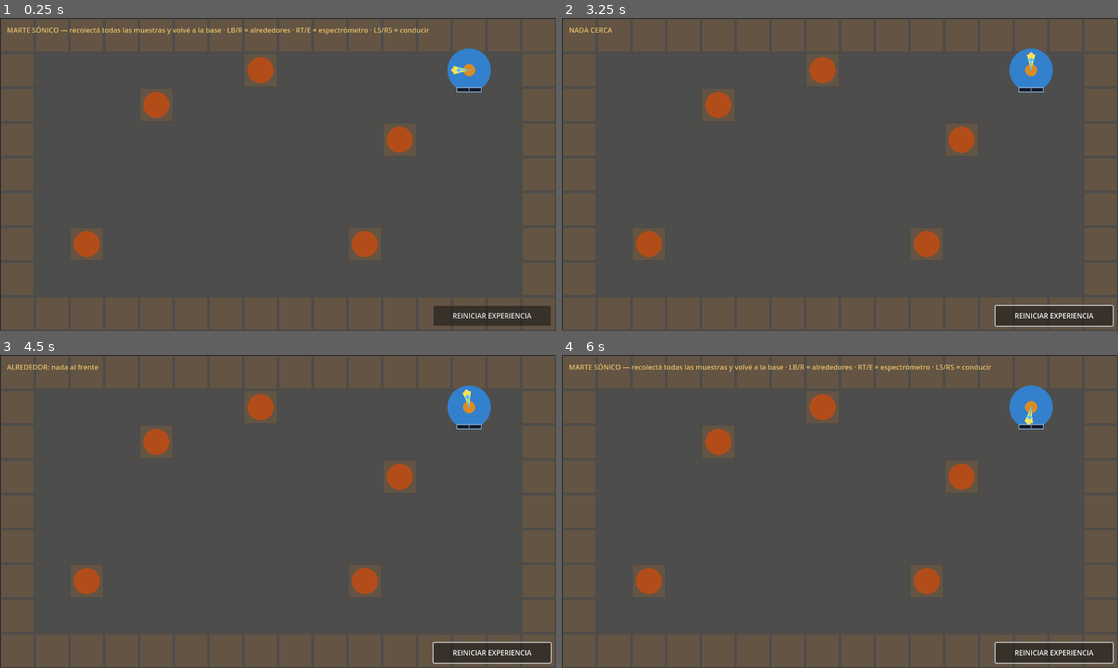
Above: before the commit, frames 1-4 (two rows, left to right).
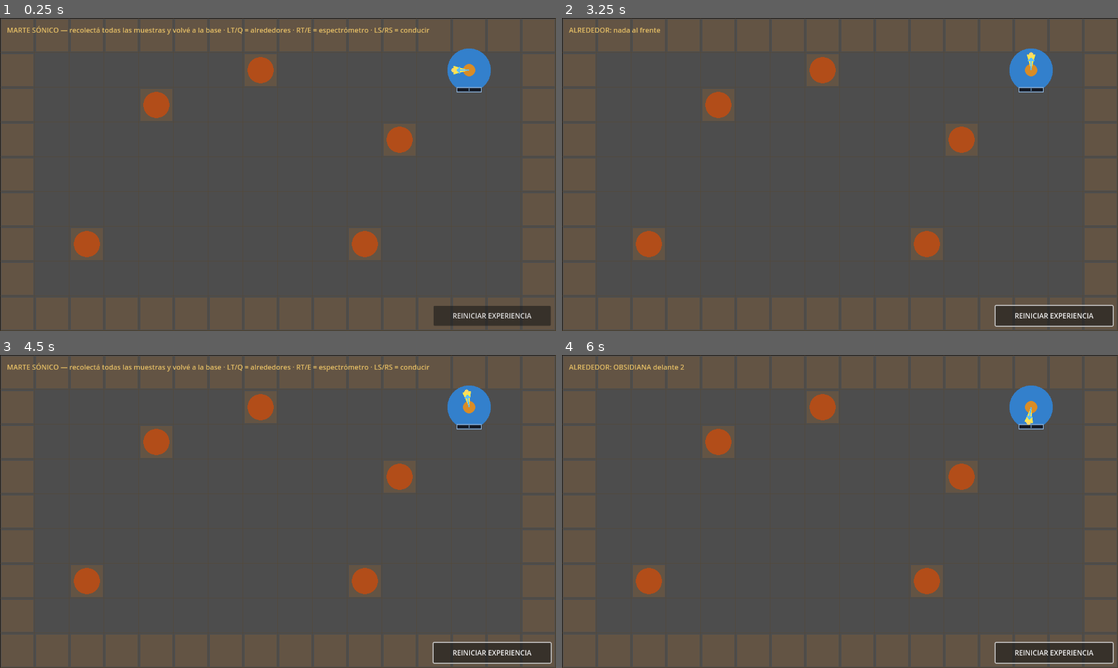
Above: after the commit, the same moments.

Repository: AntonCorrea/sonicMars
Game: Godot game, scene res://scenes/main.tscn
Same seed, same stepped clock (60 frames per second), same inputs: the game is played once before the commit and once after it.
Inputs (mouse positions are in pixels of both pictures, inside the frame that each line leads up to):
- Up to frame 1 (0.25 s): no input
- Up to frame 2 (3.25 s): click "REINICIAR EXPERIENCIA" at 0.5 s; click "REINICIAR EXPERIENCIA" at 1.25 s; click "REINICIAR EXPERIENCIA" at 2 s; tap Enter at 2.75 s; move the mouse to (962, 158) at 2.77 s; hold D (turn_right) from 2.78 s (still down); tap E (interact) at 2.85 s; click (962, 158) at 2.92 s; tap Q (surroundings, bound only after the commit) at 3.05 s
- Up to frame 3 (4.5 s): tap Space at 3.5 s; move the mouse to (166, 527) at 3.52 s; release D (turn_right) at 3.53 s; hold S (move_back) 3.53-4.28 s; tap Q (surroundings, bound only after the commit) at 3.6 s; tap R (surroundings, bound only before the commit) at 3.8, 4.35 s; tap Enter at 4.25 s; move the mouse to (333, 442) at 4.27 s; hold D (turn_right) from 4.28 s (still down)
- Up to frame 4 (6 s): tap E (interact) at 4.55, 5.1 s; tap Space at 5 s; move the mouse to (812, 574) at 5.02 s; release D (turn_right) at 5.03 s; hold W (move_forward) 5.03-5.78 s; click (812, 574) at 5.17 s; tap Q (surroundings, bound only after the commit) at 5.3, 5.85 s; tap Enter at 5.75 s; move the mouse to (1006, 558) at 5.77 s; hold A (turn_left) from 5.78 s (still down)

The runs differ from the first frame. In frame 1, 0.2% of the frame differs, in the area x 41-78%, y 3-6%; in frame 2, 0.1%; in frame 3, 0.6%; in frame 4, 0.6%, in the area x 1-78%, y 2-6%.

Commit message:
Controles: alrededores = LT (gatillo izq, por eje) y Q (teclado); recoger = RT/E. LB y R removidos del input map; readout HUD con LT y test input_smoke

Diff:
--- a/project.godot
+++ b/project.godot
@@ -58,8 +58,7 @@
 }
 surroundings={
 "deadzone": 0.2,
-"events": [Object(InputEventKey,"resource_local_to_scene":fa …(141 unchanged characters)… ":false,"keycode":0,"physical_keycode":82,"key_label":0,"unicode":114,"location":0,"echo":false,"script":null)
-, Object(InputEventJoypadButton,"resource_local_to_scene":false,"resource_name":"","device":-1,"button_index":9,"pressure":0.0,"pressed":false,"script":null)
+"events": [Object(InputEventKey,"resource_local_to_scene":fa …(141 unchanged characters)… ":false,"keycode":0,"physical_keycode":81,"key_label":0,"unicode":113,"location":0,"echo":false,"script":null)
 ]
 }
 pause_menu={
--- a/scenes/main.tscn
+++ b/scenes/main.tscn
@@ -16,4 +16,4 @@
 offset_right = 1264.0
 offset_bottom = 60.0
 theme_override_colors/font_color = Color(0.9, 0.75, 0.4, 1)
-text = "MARTE SÓNICO — recolectá 3 muestras · R/LB alrededores · E/RT espectrómetro"
+text = "MARTE SÓNICO — recolectá todas las muestras y volvé a la base · Q/LT alrededores · E/RT espectrómetro"
--- a/scripts/main.gd
+++ b/scripts/main.gd
@@ -4,7 +4,7 @@
 ## - Buses de audio (Ambiente / SFX / Voz) + layout desde default_bus_layout.tres
 ## - Viento de superficie (loop procedural)
 ## - Movimiento en grilla (MapGrid 16×9 = ventana completa) + sonidos de paso y bloqueo
-## - ALREDEDORES (LB / R): voz que nombra la roca más cercana y su dirección relativa
+## - ALREDEDORES (LT / R): voz que nombra la roca más cercana y su dirección relativa
 ## - ESPECTRÓMETRO (RT / E): chirrido → voz → contenedor (muestra guardada)
 ## - Base-cápsula: inicio de la misión y punto de entrega (victoria al volver con todas las muestras)
 ## - Sonar de geometría (pulso) y vara: removidos por ahora (se re-evalúan)
@@ -30,6 +30,7 @@
 var _turn_player: AudioStreamPlayer
 
 var _rt_down := false
+var _lt_down := false
 
 ## Diagnóstico de gamepad (Android): primer pad conectado + readout temporal.
 var _debug_pad := -1
@@ -39,6 +40,7 @@
 var _peak_ly := 0.0
 var _peak_rx := 0.0
 var _peak_rt := 0.0
+var _peak_lt := 0.0
 var _peak_dirty := false
 var _last_peak_log := 0
 
@@ -91,7 +93,7 @@
 	add_child(_wind_player)
 	_wind_player.play()
 
-	_debug_label.text = "MARTE SÓNICO — recolectá todas las muestras y volvé a la base · LB/R = alrededores · RT/E = espectrómetro · LS/RS = conducir"
+	_debug_label.text = "MARTE SÓNICO — recolectá todas las muestras y volvé a la base · LT/Q = alrededores · RT/E = espectrómetro · LS/RS = conducir"
 	_base_label_text = _debug_label.text
 	_setup_hud_button()
 
@@ -145,6 +147,7 @@
 
 func _process(delta: float) -> void:
 	_poll_right_trigger()
+	_poll_left_trigger()
 
 	if Input.is_action_just_pressed(&"interact"):
 		_try_interact()
@@ -165,7 +168,8 @@
 		var ly := Input.get_joy_axis(id, JOY_AXIS_LEFT_Y)
 		var rx := Input.get_joy_axis(id, JOY_AXIS_RIGHT_X)
 		var rt := Input.get_joy_axis(id, JOY_AXIS_TRIGGER_RIGHT)
-		if absf(ly) > Player.AXIS_DEADZONE or absf(rx) > Player.AXIS_DEADZONE or rt > 0.4:
+		var lt := Input.get_joy_axis(id, JOY_AXIS_TRIGGER_LEFT)
+		if absf(ly) > Player.AXIS_DEADZONE or absf(rx) > Player.AXIS_DEADZONE or rt > 0.4 or lt > 0.4:
 			return id
 	return -1
 
@@ -190,6 +194,7 @@
 		_peak_ly = 0.0
 		_peak_rx = 0.0
 		_peak_rt = 0.0
+		_peak_lt = 0.0
 		_peak_dirty = false
 		_last_peak_log = Time.get_ticks_msec()
 		_log_pad("CONNECTED PADS=%s" % [Input.get_connected_joypads()])
@@ -208,9 +213,11 @@
 	var ly := Input.get_joy_axis(id, JOY_AXIS_LEFT_Y)
 	var rx := Input.get_joy_axis(id, JOY_AXIS_RIGHT_X)
 	var rt := Input.get_joy_axis(id, JOY_AXIS_TRIGGER_RIGHT)
+	var lt := Input.get_joy_axis(id, JOY_AXIS_TRIGGER_LEFT)
 	var la := absf(ly)
 	var ra := absf(rx)
 	var ta := absf(rt)
+	var lat := absf(lt)
 	if la > _peak_ly:
 		_peak_ly = la
 		_peak_dirty = true
@@ -220,13 +227,16 @@
 	if ta > _peak_rt:
 		_peak_rt = ta
 		_peak_dirty = true
+	if lat > _peak_lt:
+		_peak_lt = lat
+		_peak_dirty = true
 	var now := Time.get_ticks_msec()
 	if _peak_dirty and now - _last_peak_log >= 1000:
-		_log_pad("AXIS PEAKS LY=%.3f RX=%.3f RT=%.3f" % [_peak_ly, _peak_rx, _peak_rt])
+		_log_pad("AXIS PEAKS LY=%.3f RX=%.3f RT=%.3f LT=%.3f" % [_peak_ly, _peak_rx, _peak_rt, _peak_lt])
 		_peak_dirty = false
 		_last_peak_log = now
 	var cmd := Player.axes_to_command(ly, rx)
-	var stick_live := la > 0.1 or ra > 0.1 or rt > 0.1
+	var stick_live := la > 0.1 or ra > 0.1 or ta > 0.1 or lat > 0.1
 	if now < _pad_readout_until or stick_live:
 		var dev0 := ""
 		var pads := Input.get_connected_joypads()
@@ -237,25 +247,42 @@
 					Input.get_joy_axis(pads[0], JOY_AXIS_RIGHT_X)),
 				Input.get_joy_axis(pads[0], JOY_AXIS_LEFT_Y),
 				Input.get_joy_axis(pads[0], JOY_AXIS_RIGHT_X)]
-		_debug_label.text = "JOYPAD %d · %s (known=%s)\nLY=%.2f RX=%.2f RT=%.2f · LB=%s · CMD=%s%s\n%s" % [
+		_debug_label.text = "JOYPAD %d · %s (known=%s)\nLY=%.2f RX=%.2f RT=%.2f LT=%.2f · CMD=%s%s\n%s" % [
 			id, Input.get_joy_name(id), Input.is_joy_known(id),
-			ly, rx, rt,
-			"pressed" if Input.is_joy_button_pressed(id, JOY_BUTTON_LEFT_SHOULDER) else "up",
+			ly, rx, rt, lt,
 			cmd, dev0,
 			"guid=" + Input.get_joy_guid(id)]
 	elif _debug_label.text.begins_with("JOYPAD"):
 		_debug_label.text = _base_label_text
 
-## Gatillo derecho: los pads reportan RT como eje (no como botón) → se sondea por eje.
+## Gatillos: los pads reportan LT/RT como eje (no como botón) → se sondean por
+## eje. El flanco ascendente se procesa en _consume_*_trigger (testeable sin pad).
+## LT → alrededores (igual que la tecla Q) · RT → recoger (igual que la tecla E).
 func _poll_right_trigger() -> void:
 	var pad := _pad_id()
 	var rt := 0.0 if pad < 0 else Input.get_joy_axis(pad, JOY_AXIS_TRIGGER_RIGHT)
+	_consume_right_trigger(rt)
+
+func _poll_left_trigger() -> void:
+	var pad := _pad_id()
+	var lt := 0.0 if pad < 0 else Input.get_joy_axis(pad, JOY_AXIS_TRIGGER_LEFT)
+	_consume_left_trigger(lt)
+
+func _consume_right_trigger(rt: float) -> void:
 	if rt > 0.4:
 		if not _rt_down:
 			_rt_down = true
 			_try_interact()
 	else:
 		_rt_down = false
+
+func _consume_left_trigger(lt: float) -> void:
+	if lt > 0.4:
+		if not _lt_down:
+			_lt_down = true
+			_describe_surroundings()
+	else:
+		_lt_down = false
 
 ## ---- Paso y bloqueo ----
 
@@ -287,7 +314,7 @@
 	_voice_player.stream = AudioLib.speak_words(words)
 	_voice_player.play()
 
-## ---- ALREDEDORES (LB / R) ----
+## ---- ALREDEDORES (LT / R) ----
 
 ## Dirección relativa al cuerpo (facing): delante/detras/izquierda/derecha.
 func _relative_dir(to_cell: Vector2i) -> String:
@@ -328,7 +355,7 @@
 ## cono hacia adelante de ~90° (mínimo 3 de ancho) que se ensancha al
 ## avanzar y crece hasta 5 casillas de ancho máximo.
 func _describe_surroundings() -> void:
-	# Con todas las muestras a bordo, el foco pasa a la base: LB guía el regreso.
+	# Con todas las muestras a bordo, el foco pasa a la base: LT guía el regreso.
 	if _catalog_count > 0 and _collected >= _catalog_count and not _mission_done:
 		_describe_base()
 		return
@@ -359,7 +386,7 @@
 	_debug_label.text = "ALREDEDOR: %s %s %d" % [nearest.type, dir, cells]
 	_say(["roca", "de", nearest.voice, "a", _cells_word(cells), "casillas", dir])
 
-## Modo guía: con todas las muestras, LB orienta hacia la base.
+## Modo guía: con todas las muestras, LT orienta hacia la base.
 func _describe_base() -> void:
 	if _player.cell == BASE_CELL:
 		_debug_label.text = "BASE: estás en la base"
--- a/tests/distance_smoke.gd
+++ b/tests/distance_smoke.gd
@@ -1,6 +1,6 @@
 extends SceneTree
 
-## Smoke test de distancias del detector (LB / R): la cantidad dicha debe ser
+## Smoke test de distancias del detector (LT / Q): la cantidad dicha debe ser
 ## PASOS sobre el eje de la dirección nombrada, no distancia diagonal.
 ## Caso reportado por el usuario: roca a 2 adelante + 1-2 al costado
 ## → "a 2 casillas delante" (antes: dist. euclidiana → "3").
--- a/tests/fase3_smoke.gd
+++ b/tests/fase3_smoke.gd
@@ -49,7 +49,7 @@
 	var around: String = main._debug_label.text.to_lower()
 	_check("nada" in around, "roca recolectada ya no se detecta (nada delante)")
 
-	# Con todas las muestras, LB describe la BASE (guía de regreso), no las rocas.
+	# Con todas las muestras, LT describe la BASE (guía de regreso), no las rocas.
 	main._collected = main._catalog_count
 	for b in main._rock_data:
 		b.collected = b.catalogable
@@ -59,7 +59,7 @@
 	await physics_frame
 	main._describe_surroundings()
 	var base_around: String = main._debug_label.text.to_lower()
-	_check("base" in base_around and "delante" in base_around, "todas recolectadas → LB guía hacia la base")
+	_check("base" in base_around and "delante" in base_around, "todas recolectadas → LT guía hacia la base")
 
 	# Aviso "todas recolectadas / volver base".
 	main._announce_all_collected()
--- /dev/null
+++ b/tests/input_smoke.gd
@@ -0,0 +1,75 @@
+extends SceneTree
+
+## Smoke test de input: mapeo físico (Q = alrededores sin LB · E = recoger) y
+## flanco ascendente de los gatillos (LT → alrededores, RT → recoger), el mismo
+## mecanismo por eje en PC y Android.
+## Correr: godot --headless --script res://tests/input_smoke.gd
+
+var _failures := 0
+
+func _init() -> void:
+	call_deferred("_run")
+
+func _check(cond: bool, name: String) -> void:
+	print(("PASS: " if cond else "FAIL: ") + name)
+	if not cond:
+		_failures += 1
+
+func _run() -> void:
+	var scene: Node2D = load("res://scenes/main.tscn").instantiate()
+	root.add_child(scene)
+	await process_frame
+	await physics_frame
+	var main = scene
+	var player: Player = scene.get_node("Player")
+
+	# --- Mapeo del input map ---
+	var surr := InputMap.action_get_events(&"surroundings")
+	_check(surr.size() == 1, "surroundings: 1 sola entrada (LB removido)")
+	if surr.size() == 1 and surr[0] is InputEventKey:
+		_check((surr[0] as InputEventKey).physical_keycode == KEY_Q, "surroundings = tecla Q (física)")
+		var itrc := InputMap.action_get_events(&"interact")
+		_check(itrc.size() == 1, "interact: 1 sola entrada (E)")
+		if itrc.size() == 1 and itrc[0] is InputEventKey:
+			_check((itrc[0] as InputEventKey).physical_keycode == KEY_E, "interact = tecla E (física)")
+
+	# --- Tecla Q: action → _process → _describe_surroundings ---
+	Input.action_press(&"surroundings")
+	await process_frame
+	Input.action_release(&"surroundings")
+	await process_frame
+	_check(main._debug_label.text.begins_with("ALREDEDOR"),
+		"Q dispara alrededores (HUD: %s)" % main._debug_label.text)
+
+	# --- LT: flanco ascendente → alrededores, una sola vez por presión ---
+	main._consume_left_trigger(1.0)
+	var first: String = main._debug_label.text
+	_check(first.begins_with("ALREDEDOR"), "LT dispara alrededores")
+	_check(main._lt_down, "LT queda pulsado mientras se mantiene")
+	main._consume_left_trigger(1.0)
+	_check(main._debug_label.text == first, "LT sostenido NO re-dispara")
+	main._consume_left_trigger(0.0)
+	_check(not main._lt_down, "LT liberado → estado no pulsado")
+	main._consume_left_trigger(1.0)
+	_check(main._lt_down and main._debug_label.text.begins_with("ALREDEDOR"),
+		"LT vuelve a disparar tras liberar")
+	main._consume_left_trigger(0.0)
+
+	# --- RT: flanco ascendente → recoger (espectrómetro sobre roca catalogable) ---
+	var basalto: Dictionary = main._rock_data[0]
+	player.cell = basalto.cell + Vector2i(0, 1)
+	player.position = MapGrid.center(player.cell)
+	player.facing = MapGrid.N
+	player.rotation = MapGrid.forward_angle(MapGrid.N)
+	await physics_frame
+	main._consume_right_trigger(1.0)
+	_check(main._spectro_busy, "RT arranca el análisis del espectrómetro")
+	main._consume_right_trigger(0.0)
+	_check(not main._rt_down, "RT liberado → estado no pulsado")
+	main._consume_right_trigger(1.0)
+	_check(main._rt_down and main._spectro_busy, "RT sostenido NO re-dispara (análisis en curso)")
+	main._consume_right_trigger(0.0)
+
+	print("RESULTADO: %d fallos" % _failures)
+	await process_frame
+	quit(1 if _failures > 0 else 0)
Not shown, added: tests/input_smoke.gd.uid
Not shown, added: tests/restart_smoke.gd.uid
Not shown, changed: GDD.md
